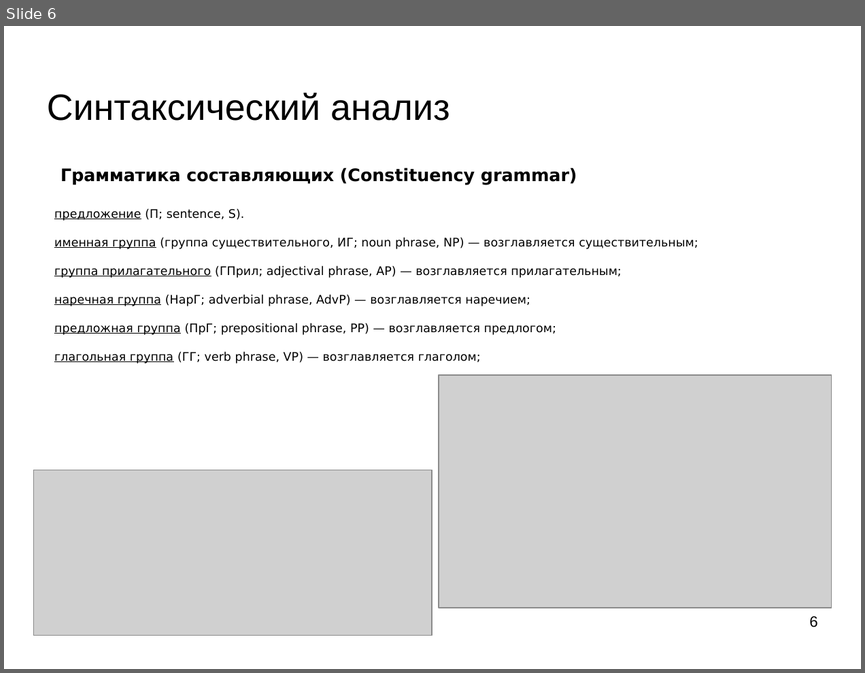
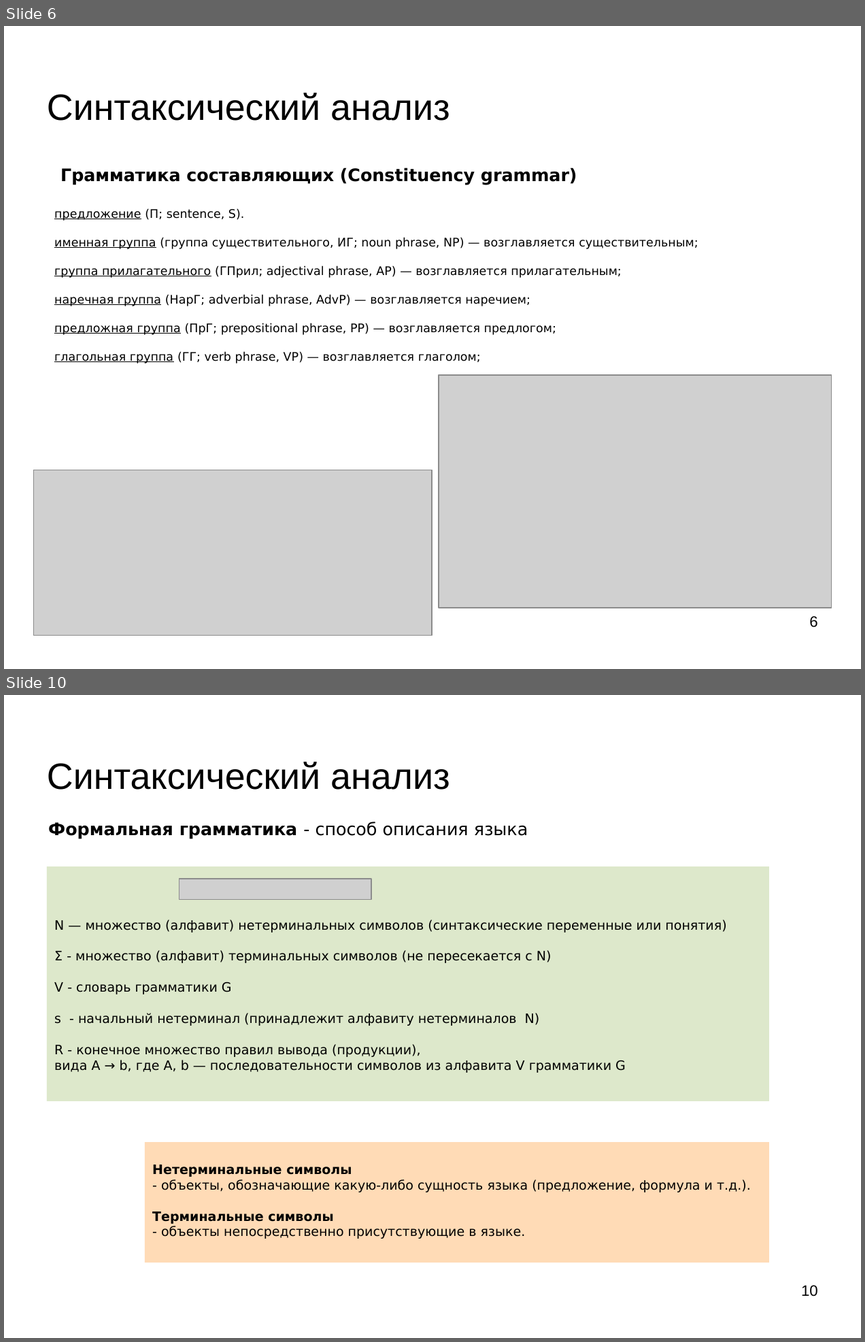
Before and after one commit to mechanoid5/ml_nlp_2023_II, a slide deck: 09-synt-grammar.odp. Shown one above the other, each under a label of ours: slide 6 before the commit, slides 6 and 10 after it; the slides between them are not shown. The pictures are 865x673 and 865x1342 pixels, drawn with LibreOffice and Linux fonts; fonts in the diff are those of the drawing; grey boxes stand for pictures; background and template pictures are left out. Boxes give left, top, right and bottom in pixels: in the first picture for what was removed or moved away, otherwise in the second. Text is boxed around its words. In the diff, an @@ line names an element or a change of style, - is before the commit and + after.

```diff
--- a/09-synt-grammar.odp
+++ b/09-synt-grammar.odp
@@ slide 10 added at (4, 695, 861, 1338), background picture (left out) @@
@@ title added at (47, 762, 450, 790), 33.9 pt, text #000000 @@
+Синтаксический анализ
@@ text added at (48, 821, 528, 839), 16 pt, text #000000, bold @@
+Формальная грамматика - способ описания языка
@@ rectangle added at (47, 866, 769, 1101), fill #DDE8CB, 12 pt, text #000000 @@
+N — множество (алфавит) нетерминальных символов (синтаксические переменные или понятия)
+Σ - множество (алфавит) терминальных символов (не пересекается с N)
+V - словарь грамматики G
+s - начальный нетерминал (принадлежит алфавиту нетерминалов N)
+R - конечное множество правил вывода (продукции),
+вида A → b, где A, b — последовательности символов из алфавита V грамматики G
@@ picture added at (179, 879, 371, 900) @@
@@ rectangle added at (145, 1142, 769, 1263), fill #FFDBB6, 12 pt, text #000000 @@
+Нетерминальные символы
+- объекты, обозначающие какую-либо сущность языка (предложение, формула и т.д.).
+Терминальные символы
+- объекты непосредственно присутствующие в языке.
@@ page number added at (801, 1285, 818, 1296), 14 pt, text #000000 @@
+10
```
Also in this commit, not shown: 1 slide changed, 29 other slides added, 18 other files.
